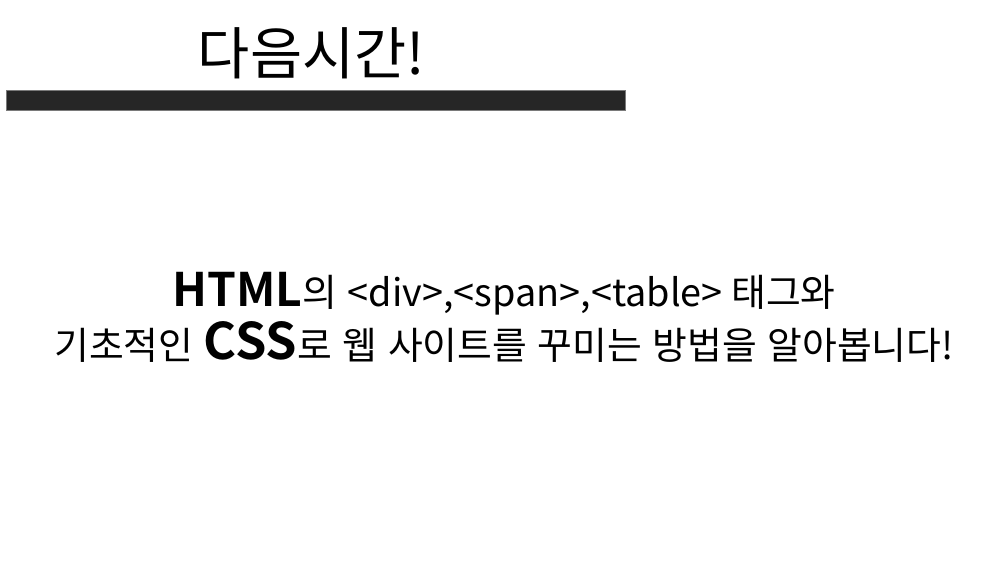
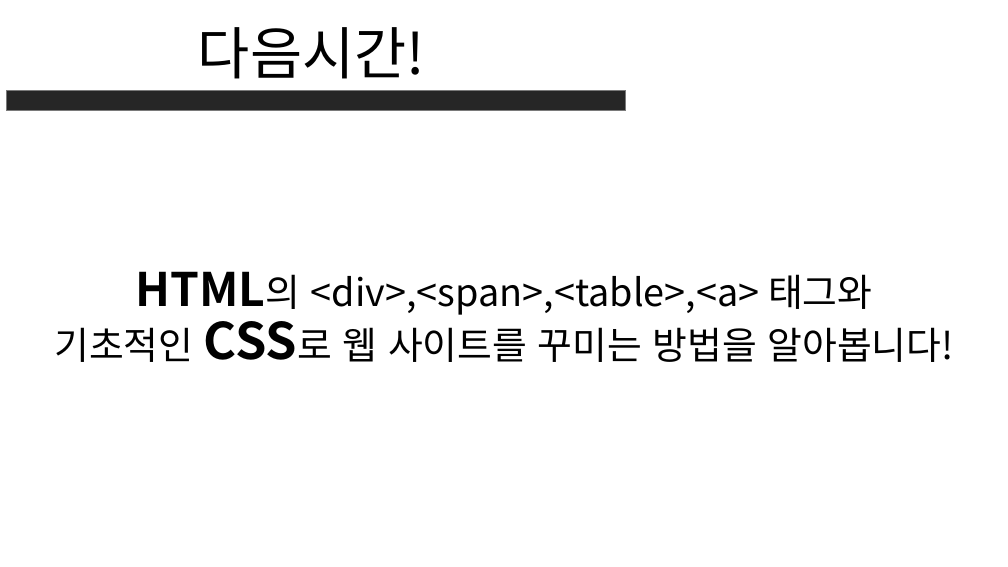
Before and after one commit to Dcom-KHU/2019-Web-FrontEnd-Study, a slide deck: slide 41 of Lecture Note/Lecture 01/Lecture 01.pptx. Drawn at 1008x567 pixels with LibreOffice and Linux fonts; fonts in the diff are those of the drawing. Boxes give left, top, right and bottom in pixels: in the first picture for what was removed or moved away, otherwise in the second. Text is boxed around its words. In the diff, an @@ line names an element or a change of style, - is before the commit and + after.

```diff
--- a/Lecture Note/Lecture 01/Lecture 01.pptx
+++ b/Lecture Note/Lecture 01/Lecture 01.pptx
@@ text at (x1=311, y1=274, x2=872, y2=315): text changed @@
-HTML의 <div>,<span>,<table> 태그와
+HTML의 <div>,<span>,<table>,<a> 태그와
```
Also in this commit, not shown: 1 other file.
